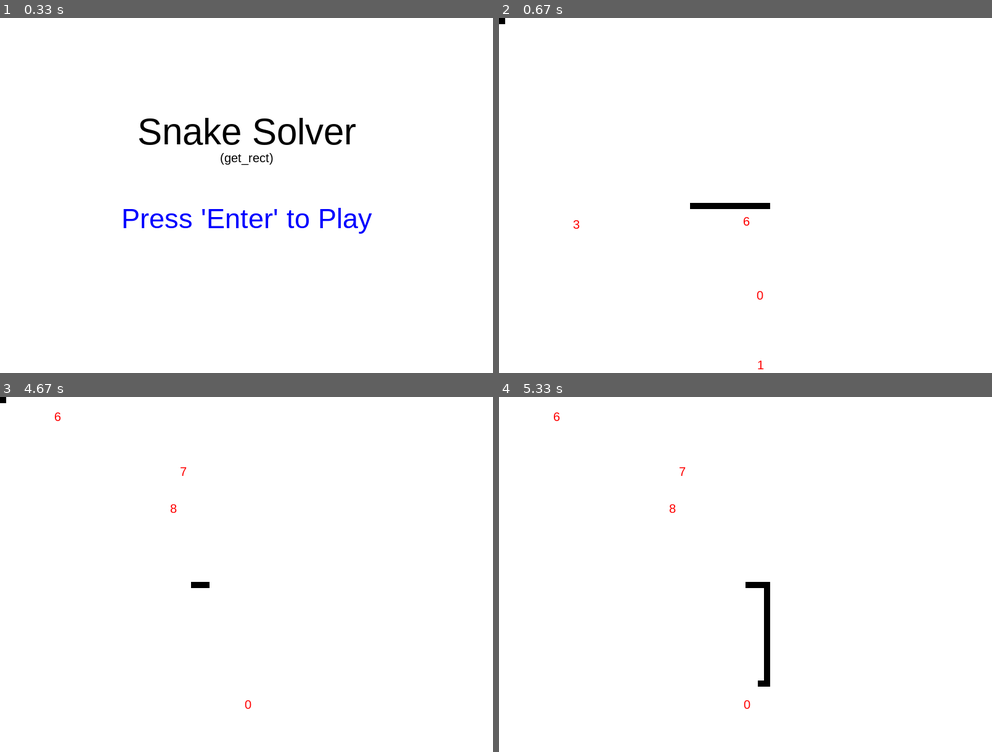
Above: before the commit, frames 1-4 (two rows, left to right).
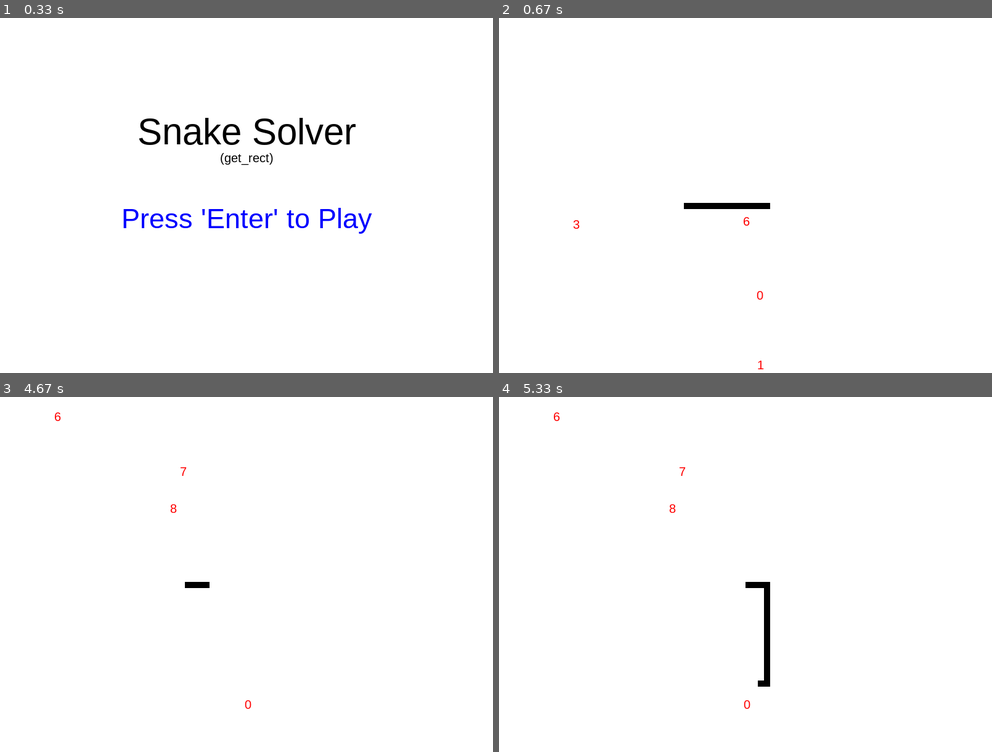
Above: after the commit, the same moments.

Repository: texascloud/gamejam
Game: pygame game, started from menu.py
Same seed, same stepped clock (60 frames per second), same inputs: the game is played once before the commit and once after it. The source is Python 2; it was converted automatically to run under Python 3.
Inputs:
- Up to frame 1 (0.33 s): no input
- Up to frame 2 (0.67 s): tap Enter at 0.33 s
- Up to frame 3 (4.67 s): hold Up 1.17-1.63 s; hold Right 1.67-2.13 s; tap Enter at 4.57 s
- Up to frame 4 (5.33 s): hold Down 4.9-5.27 s; hold Left from 5.3 s (still down)

Frame 1 is identical in both runs. In frame 2, less than 0.1% of the frame differs, in the area x 0-39%, y 0-54%; in frame 3, less than 0.1%; in frame 4, nothing differs.

Commit message:
Cleaned game.py

Diff:
--- a/game.py
+++ b/game.py
@@ -23,7 +23,7 @@
 	y_pos = 300
 	snake = [pygame.Rect(x_pos, y_pos, snakeSize, snakeSize)]
 	for x in range(20):
-		body = pygame.Rect(0, 0, snakeSize, snakeSize)
+		body = pygame.Rect(x_pos, y_pos, snakeSize, snakeSize)
 		snake.append(body)
 
 	fps = 40
@@ -51,7 +51,6 @@
 	def gameOver(s): ####################################################### GAME OVER
 		text = font.render("GAME OVER", True, (255, 0, 0))
 		text_rect = text.get_rect()
-		print text_rect
 		screen.blit(text, (width/2 -(text_rect.w/2), height/2))
 		pygame.display.update()
 		pygame.time.wait(2000)
